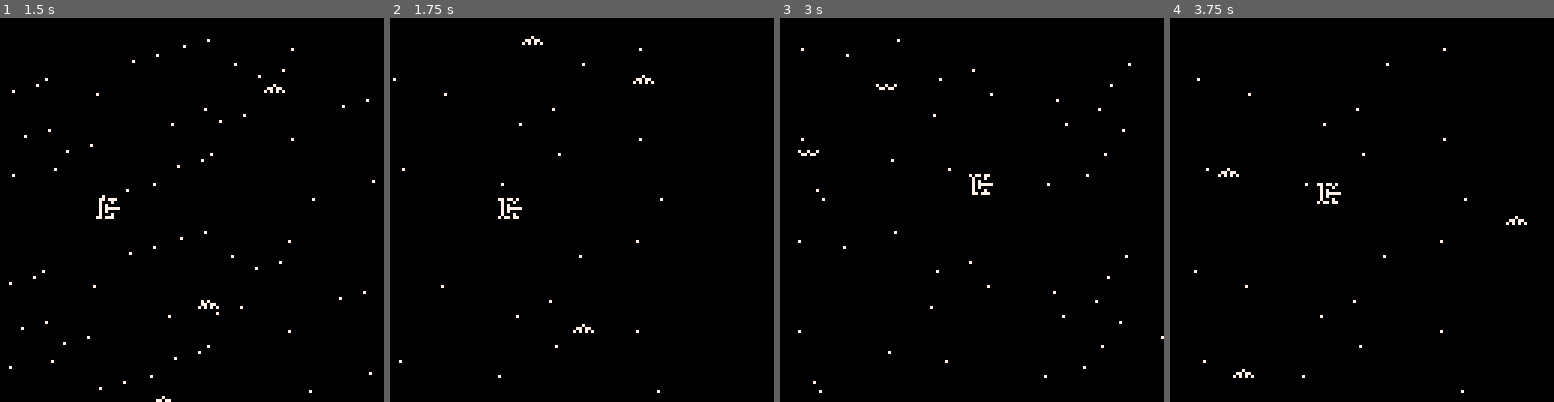
Above: before the commit, frames 1-4 (left to right).
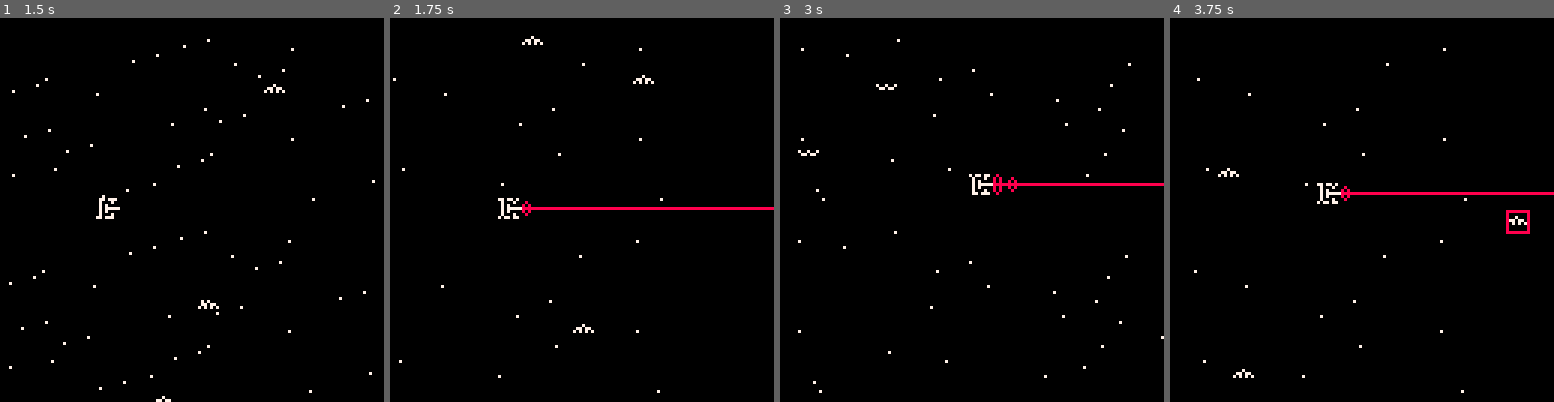
Above: after the commit, the same moments.

Repository: joho/pico8
Game: PICO-8 cartridge carts/spacetanks.p8
The game is run twice, just before and just after one commit, with the same random seed, the same clock (stepped at 60 frames per second) and the same inputs.
Inputs:
- Up to frame 1 (1.5 s): tap X (X key) at 0.33, 1.07 s; tap O (Z key) at 0.7 s
- Up to frame 2 (1.75 s): hold Right from 1.6 s (still down); tap O (Z key) at 1.7 s
- Up to frame 3 (3 s): tap X (X key) at 1.85, 2.97 s; release Right at 2.1 s; tap O (Z key) at 2.1, 2.5, 2.9 s; hold Up 2.15-2.42 s; hold Right from 2.47 s (still down)
- Up to frame 4 (3.75 s): release Right at 3.03 s; hold Left 3.08-3.58 s; tap O (Z key) at 3.3, 3.7 s; hold Down from 3.63 s (still down)

Frame 1 is identical in both runs. In frame 2, 0.5% of the frame differs, in the area x 34-100%, y 47-52%; in frame 3, 0.4%; in frame 4, 0.6%, in the area x 44-100%, y 43-57%.

Commit message:
Shoot lasers

Diff:
--- a/carts/spacetanks.p8
+++ b/carts/spacetanks.p8
@@ -103,6 +103,7 @@
   {{1, -1}, {2, 0}, {3, 0}, {1, 1}},
 }
 enemies = {}
+hitenemy = nil
 
 function init_game()
     game.animationframe = 0
@@ -124,12 +125,37 @@
     if btn(2) then player.y -= 1 end
     if btn(3) then player.y += 1 end
 
+    if btnp(4) and player.state == "move" then
+        player.state = "shoot"
+    end
+
+    if player.state == "shoot" and player.shootframe > 11 then
+        player.state = "move"
+        player.shootframe = 9
+        hitenemy = nil
+    end
+
     if player.x < 1 then player.x = 1 end
     if player.y < 1 then player.y = 1 end
     if player.x > 127 then player.x = 127 end
     if player.y > 127 then player.y = 127 end
 
-    foreach(enemies, function(o) o:move() end)
+    foreach(enemies, function(o)
+        o:move()
+        if player.state == "shoot" then
+            lasery = player.y + 3
+            if o.x > player.x and lasery >= o.y + 3 and lasery <= o.y + 4 then
+                if hitenemy == nil then
+                    hitenemy = o
+                    o.hit = true
+                end
+                if hitenemy.x > o.x then
+                    hitenemy.hit = false
+                    hitenemy = o
+                end
+            end
+        end
+    end)
 end
 
 function draw_game()
@@ -151,18 +177,29 @@
 player.frame = 16
 player.x = 32
 player.y = 60
+player.state = "move"
+player.shootframe = 9
 
 function player:draw()
     spr(self.frame, self.x, self.y)
     if game.animationframe % 2 == 0 then
         inc_frame(self, 16, 18)
     end
+
+    if self.state == "shoot" then
+        spr(self.shootframe, self.x + 8, self.y)
+        laserx = 127
+        if hitenemy != nil then laserx = hitenemy.x + 2 end
+        line(self.x + 8, self.y + 3, 127, self.y + 3, 8)
+        self.shootframe += 1
+    end
 end
 
 bat = {
     frame = 0,
     pathstep = 1,
-    path = 1
+    path = 1,
+    hit = false
 }
 
 function bat:new(o)
@@ -179,9 +216,6 @@
         self.pathstep += 1
 
         if self.pathstep > 4 then self.pathstep = 1 end
-        -- self.x += self.path[self.pathstep][1]
-        -- self.y += self.path[self.pathstep][2]
-        -- self.pathstep += 1
 
         if self.x < 0 then self.x = 127 end
         if self.y < 0 then self.y = 127 end
@@ -193,6 +227,10 @@
     spr(self.frame, self.x, self.y)
     if game.animationframe % 5 == 0 then
         inc_frame(self, 0, 1)
+    end
+
+    if self.hit == true then
+        rect(self.x, self.y, self.x + 7, self.y + 7, 8)
     end
 end
 
